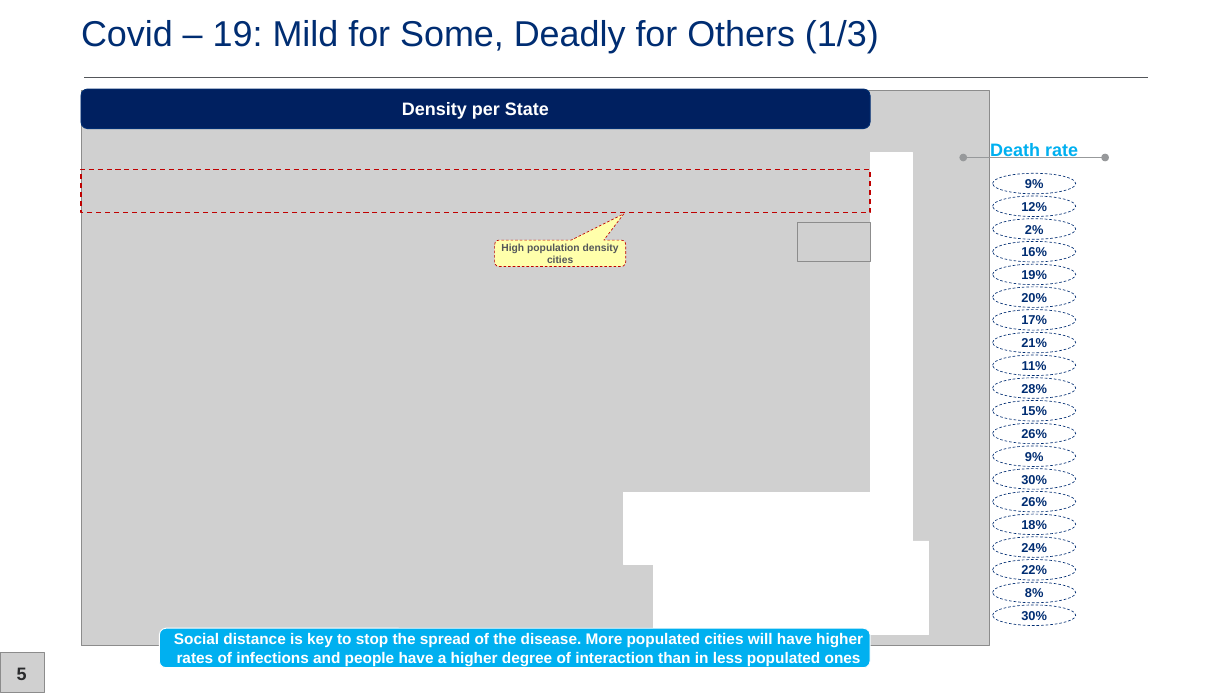
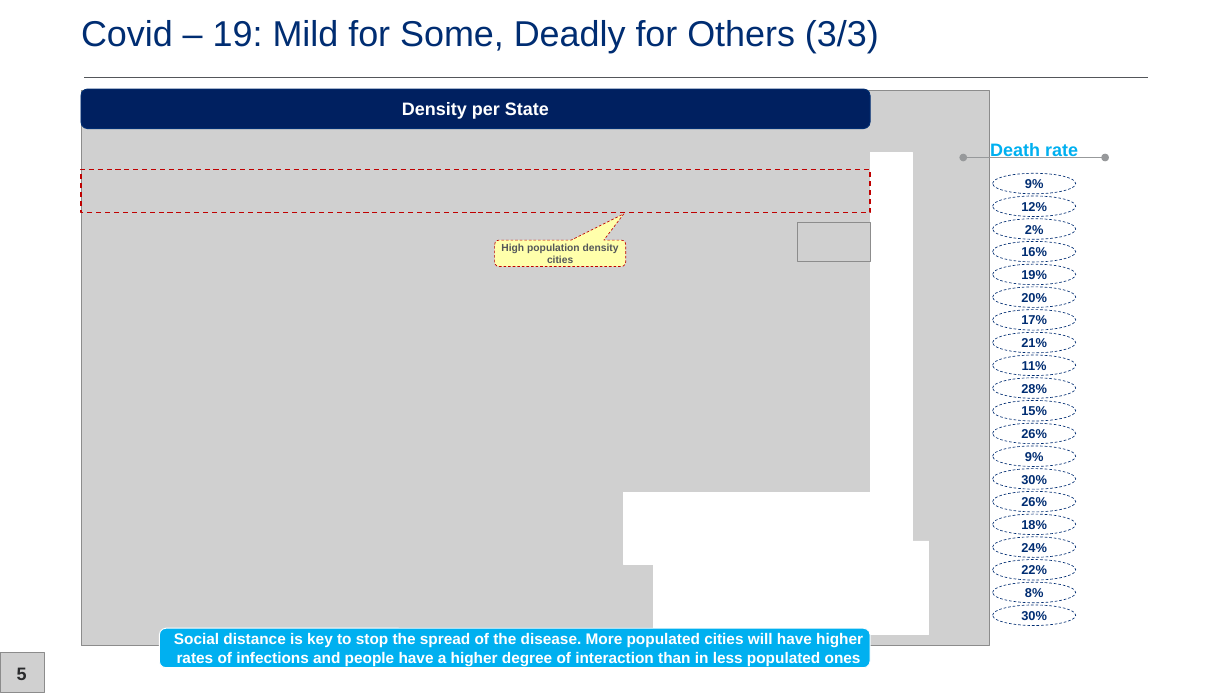
Before and after one commit to millennial-web/team-project-1-covid19-mx, a slide deck: slide 8 of Covid-19 in Mexico analysis.pptx (slide 6 before the commit). Drawn at 1232x693 pixels with LibreOffice and Linux fonts; fonts in the diff are those of the drawing; grey boxes stand for pictures; background and template pictures are left out. Boxes give left, top, right and bottom in pixels: in the first picture for what was removed or moved away, otherwise in the second. Text is boxed around its words. In the diff, an @@ line names an element or a change of style, - is before the commit and + after.

```diff
--- a/Covid-19 in Mexico analysis.pptx
+++ b/Covid-19 in Mexico analysis.pptx
@@ title at <box>81,20,879,53</box>: text changed @@
-Covid – 19: Mild for Some, Deadly for Others (1/3)
+Covid – 19: Mild for Some, Deadly for Others (3/3)
```
Also in this commit, not shown: 3 other slides changed, 2 other files.
